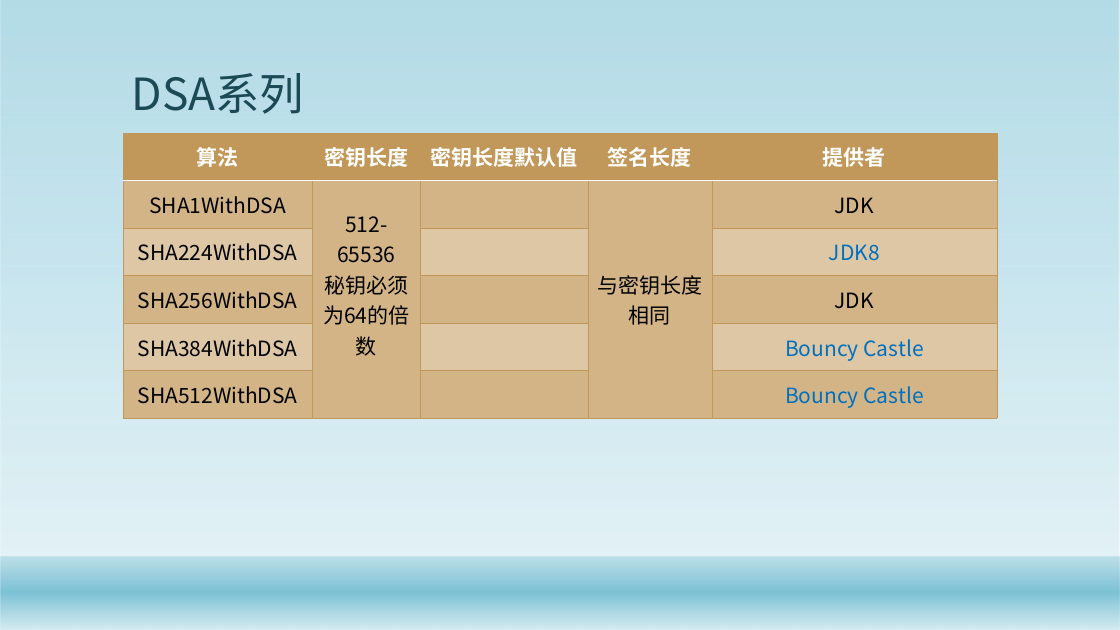
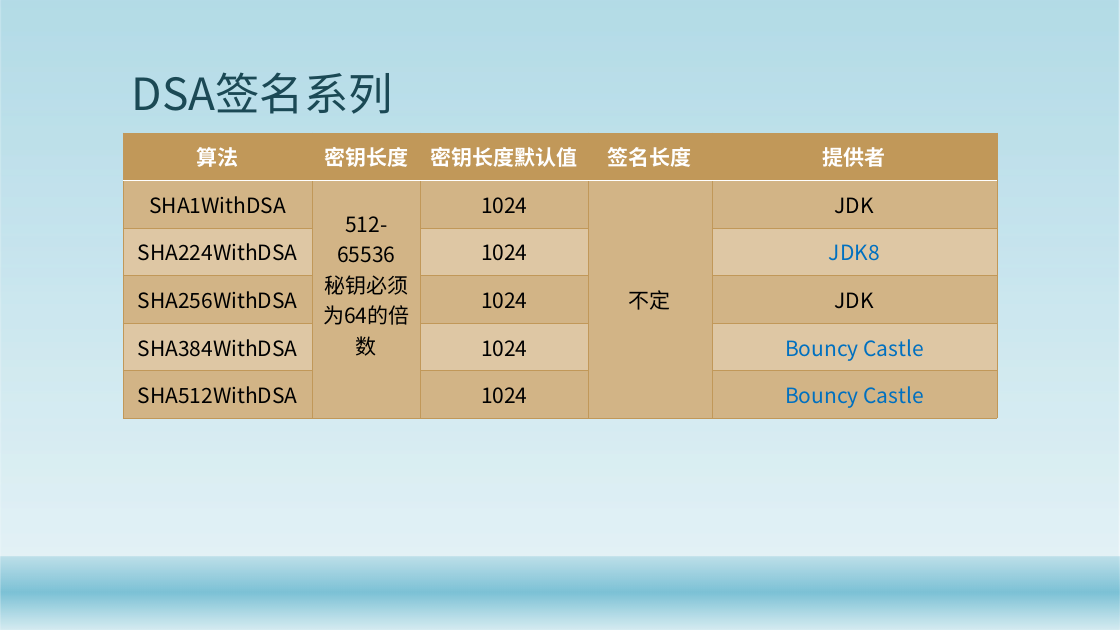
Before and after one commit to gaozhuo/java-security-doc, a slide deck: slide 26 of Java安全架构.pptx (slide 25 before the commit). Drawn at 1120x630 pixels with LibreOffice and Linux fonts; fonts in the diff are those of the drawing; background and template pictures are left out. Boxes give left, top, right and bottom in pixels: in the first picture for what was removed or moved away, otherwise in the second. Text is boxed around its words. In the diff, an @@ line names an element or a change of style, - is before the commit and + after.

```diff
--- a/Java安全架构.pptx
+++ b/Java安全架构.pptx
@@ title at bbox=[132, 72, 393, 114]: text changed @@
-DSA系列
+DSA签名系列
@@ table at bbox=[124, 133, 997, 418] @@
-row 2, column 3: 
+row 2, column 3: 1024
-row 2, column 4: 与密钥长度相同
+row 2, column 4: 不定
-row 3, column 3: 
+row 3, column 3: 1024
-row 4, column 3: 
+row 4, column 3: 1024
-row 5, column 3: 
+row 5, column 3: 1024
-row 6, column 3: 
+row 6, column 3: 1024
```
Also in this commit, not shown: 2 other slides changed, 2 slides added, 2 other files.
